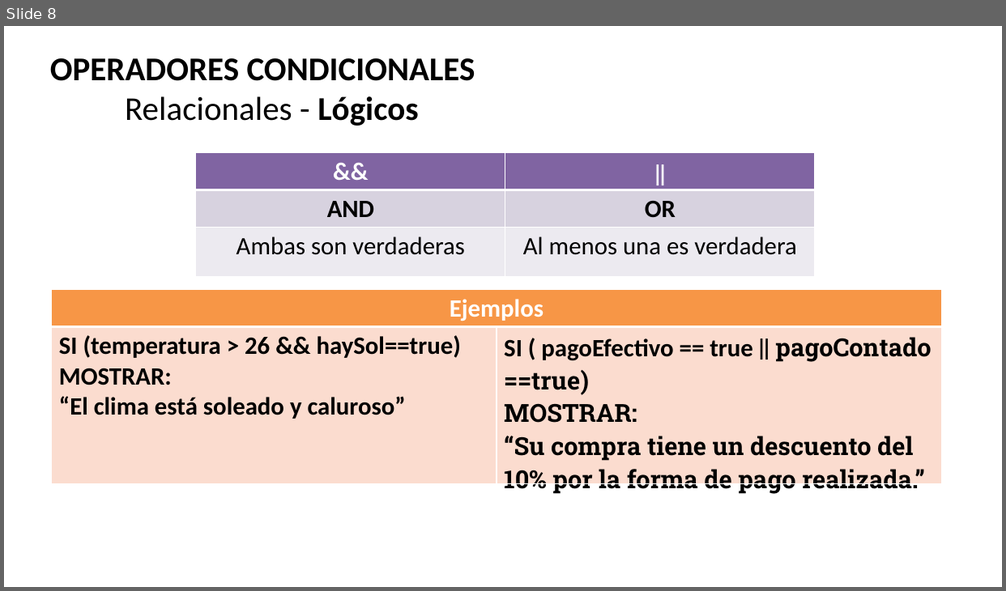
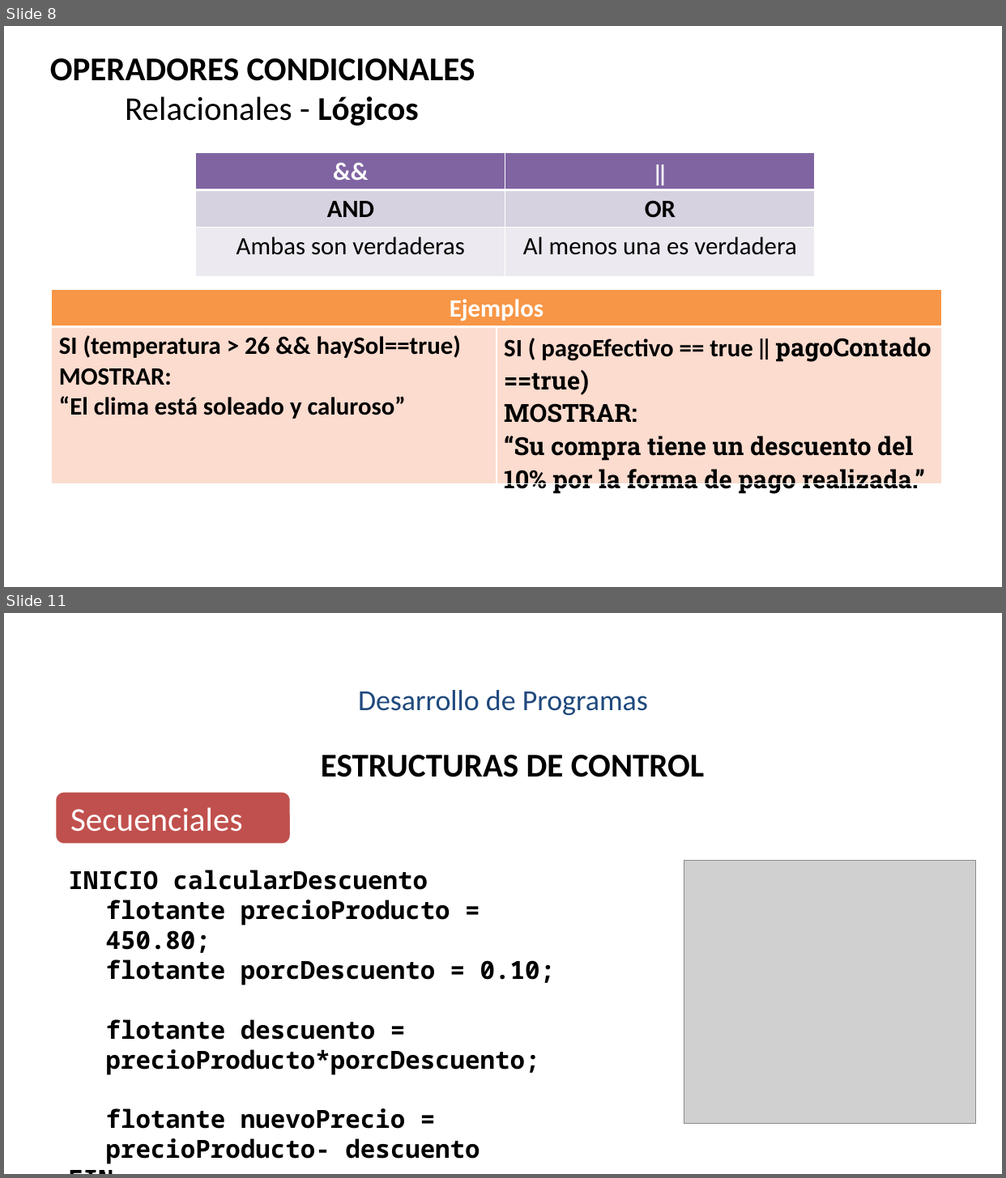
Before and after one commit to 111milprogramadoresLujan/Primer-Ciclo, a slide deck: Elementos de un Programa.pptx. Shown one above the other, each under a label of ours: slide 8 before the commit, slides 8 and 11 after it; the slides between them are not shown. The pictures are 1006x591 and 1006x1178 pixels, drawn with LibreOffice and Linux fonts; fonts in the diff are those of the drawing; grey boxes stand for pictures; background and template pictures are left out. Boxes give left, top, right and bottom in pixels: in the first picture for what was removed or moved away, otherwise in the second. Text is boxed around its words. In the diff, an @@ line names an element or a change of style, - is before the commit and + after.

```diff
--- a/Elementos de un Programa.pptx
+++ b/Elementos de un Programa.pptx
@@ slide 11 added at [4,613,1002,1174], background #FFFFFF; not listed: 1 template element that a slide beside it also shows @@
@@ text added at [358,690,648,715], 28 pt, text #1F497D @@
+Desarrollo de Programas
@@ text added at [321,755,704,777], 32 pt, text #000000, bold @@
+ESTRUCTURAS DE CONTROL
@@ rounded rectangle added at [55,791,291,845], fill #C0504D, outline #FFFFFF 2 pt @@
@@ text added at [70,807,242,832], 32 pt, text #FFFFFF @@
+Secuenciales
@@ text added at [68,870,555,1165], 24 pt, text #000000, bold @@
+INICIO calcularDescuento
+  flotante precioProducto = 450.80;
+  flotante porcDescuento = 0.10;
+  flotante descuento = precioProducto*porcDescuento;
+  flotante nuevoPrecio = precioProducto- descuento
+FIN
@@ picture added at [684,861,976,1123] @@
```
Also in this commit, not shown: 5 other slides added.
